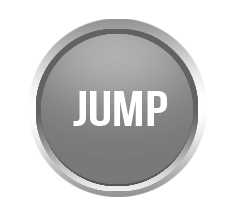
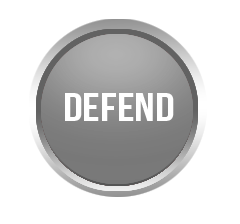
Layer changes from the first 240 × 224 image to the second:
renamed "JUMP" to "DEFEND", painted on it over [left=65, top=91, right=174, bottom=126]
